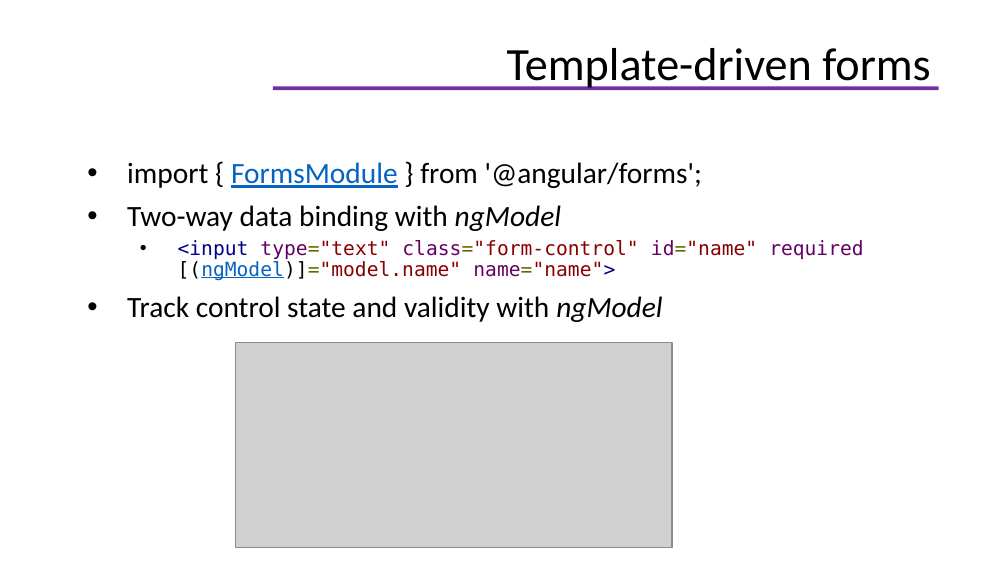
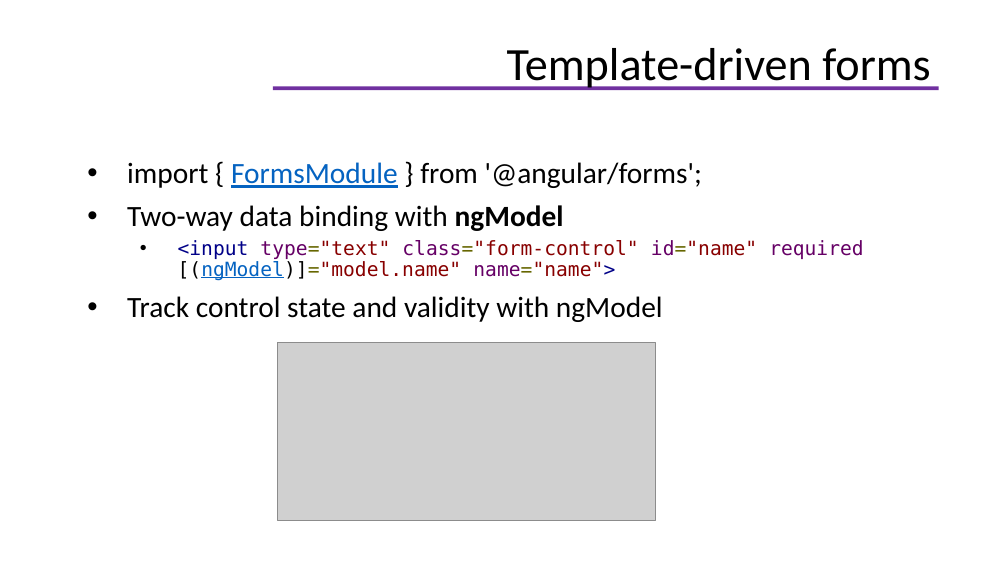
Before and after one commit to helenhash/angular-training, a slide deck: slide 75 of docs/Angular Training.pptx. Drawn at 1008x567 pixels with LibreOffice and Linux fonts; fonts in the diff are those of the drawing; grey boxes stand for pictures; background and template pictures are left out. Boxes give left, top, right and bottom in pixels: in the first picture for what was removed or moved away, otherwise in the second. Text is boxed around its words. In the diff, an @@ line names an element or a change of style, - is before the commit and + after.

```diff
--- a/docs/Angular Training.pptx
+++ b/docs/Angular Training.pptx
@@ text at <box>127,205,663,322</box>: bold on in "ngModel"; italic off in "ngModel", "ngModel" @@
@@ picture: place and size @@
-picture at <box>235,343,671,548</box>
+picture at <box>277,343,655,521</box>
```
Also in this commit, not shown: 7 other slides changed, 1 slide added, 1 slide removed.
